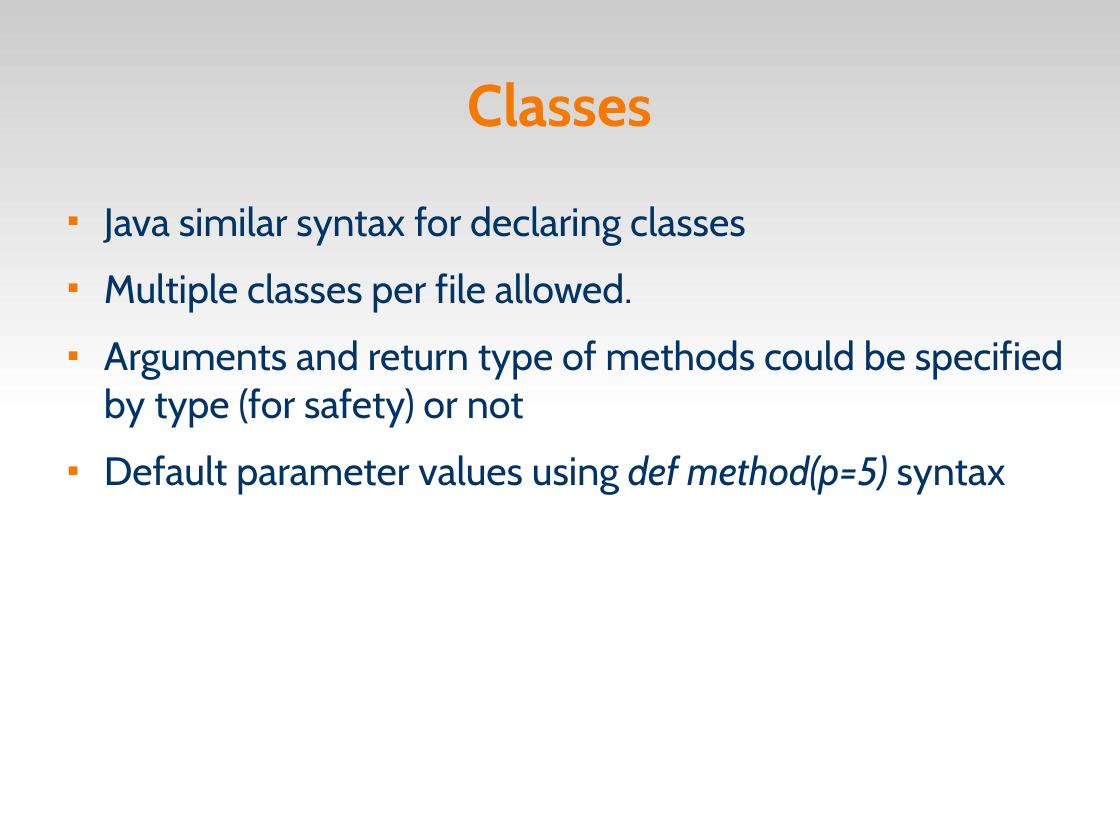
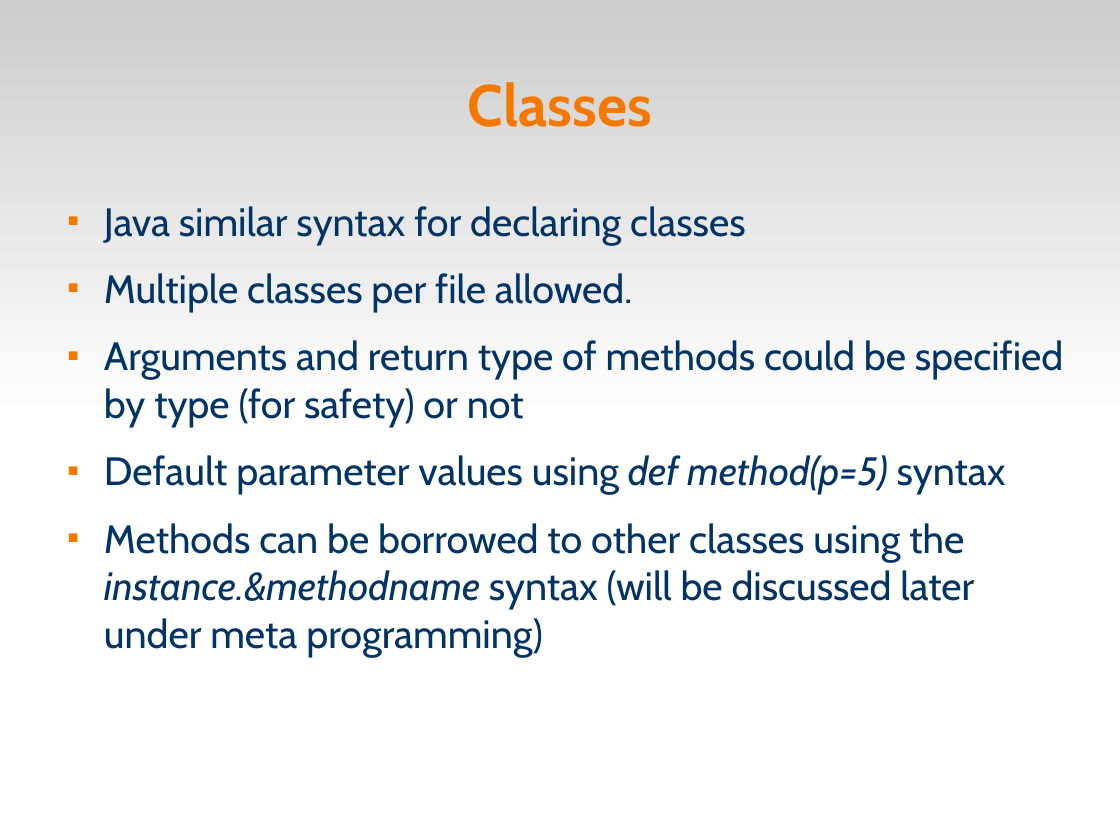
Before and after one commit to veltzer/demos, a slide deck: slide 16 of groovy/doc/groovy.odp. Drawn at 1120x840 pixels with LibreOffice and Linux fonts; fonts in the diff are those of the drawing. Boxes give left, top, right and bottom in pixels: in the first picture for what was removed or moved away, otherwise in the second. Text is boxed around its words. In the diff, an @@ line names an element or a change of style, - is before the commit and + after.

Commit message:
more meta prog

```diff
--- a/groovy/doc/groovy.odp
+++ b/groovy/doc/groovy.odp
@@ text at <box>104,523,974,657</box>: paragraph added @@
+■ Methods can be borrowed to other classes using the instance.&methodname syntax (will be discussed later under meta programming)
```
Also in this commit, not shown: 2 other slides changed, 1 other file.
